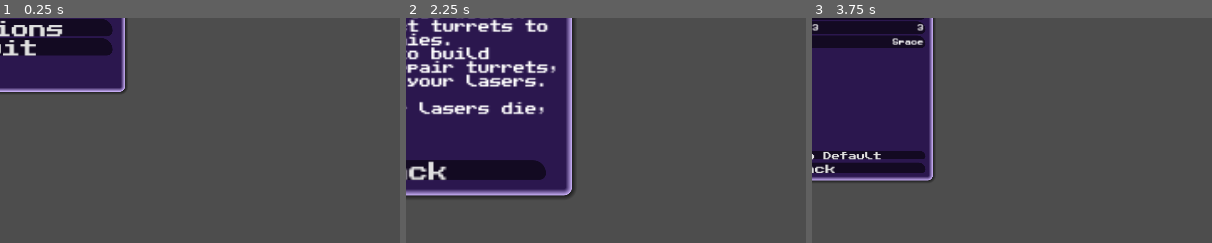
Above: before the commit, frames 1-3 (left to right).
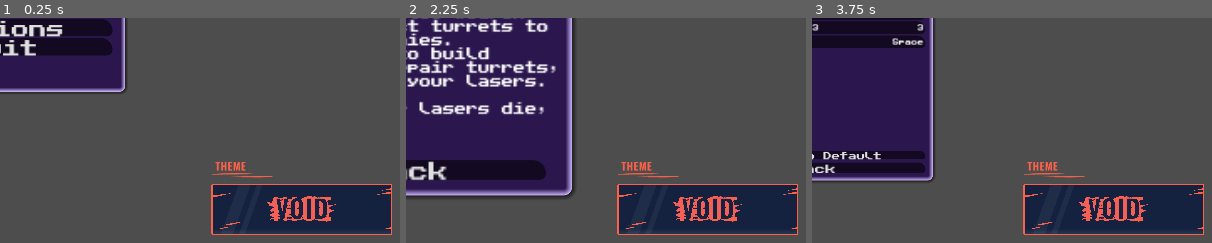
Above: after the commit, the same moments.

Repository: jkostello/Godot-Wild-Jam-69
Game: Godot game, scene res://UI/start_menu.tscn
Two runs of this game, one before a commit and one after it. Both use one fixed random seed, a clock stepped at 60 frames per second and the inputs below. The engine's default icon, where the game draws it, is replaced by a stand-in: a white triangle on a blue panel in a dark square. Sound files missing from this copy of the repository are replaced by a short silence.
Inputs:
- Up to frame 1 (0.25 s): no input
- Up to frame 2 (2.25 s): click "Start" at 0.5 s; click "Start" at 1.25 s; click "How To Play" at 2 s
- Up to frame 3 (3.75 s): click "Back" at 2.75 s; click "Options" at 3.5 s
The pictures show only the part of the screen within x 50-100%, y 50-100%; the shares and areas given below are measured in that part.

The runs differ from the first frame. In frame 1, 11% of the frame differs, in the area x 52-98%, y 64-97%; in frame 2, 11%; in frame 3, 11%.

Commit message:
bradn

Diff:
--- a/UI/start_menu.tscn
+++ b/UI/start_menu.tscn
@@ -1,10 +1,13 @@
-[gd_scene load_steps=6 format=3 uid="uid://qgmj66fv55ig"]
+[gd_scene load_steps=9 format=3 uid="uid://qgmj66fv55ig"]
 
 [ext_resource type="Script" path="res://UI/start_menu.gd" id="1_bwnhk"]
 [ext_resource type="PackedScene" uid="uid://d2ypbvp32opvk" path="res://UI/options.tscn" id="2_ui3rd"]
 [ext_resource type="PackedScene" uid="uid://bg3hqbij4tfk6" path="res://UI/how_to_play.tscn" id="3_bfi3k"]
 [ext_resource type="Theme" uid="uid://ca4ojcmrepr24" path="res://UI/standard_theme.tres" id="4_xn50i"]
 [ext_resource type="AudioStream" uid="uid://b1m6cyjai3rco" path="res://UI/button_press.mp3" id="5_n0tlp"]
+[ext_resource type="Texture2D" uid="uid://cgfbtc8bm1smo" path="res://UI/theme.png" id="6_kt4ji"]
+[ext_resource type="Texture2D" uid="uid://ltmr14d0vm02" path="res://UI/pqyU3o.png" id="7_nngan"]
+[ext_resource type="Texture2D" uid="uid://eutc2c3u8mrl" path="res://UI/wild.png" id="8_7a3jl"]
 
 [node name="MainMenu" type="Control"]
 layout_mode = 3
@@ -73,6 +76,20 @@
 stream = ExtResource("5_n0tlp")
 bus = &"SFX"
 
+[node name="Theme" type="Sprite2D" parent="."]
+position = Vector2(1610.26, 885.5)
+texture = ExtResource("6_kt4ji")
+
+[node name="PqyU3o" type="Sprite2D" parent="."]
+position = Vector2(1677.4, 999.5)
+scale = Vector2(0.161039, 0.161039)
+texture = ExtResource("7_nngan")
+
+[node name="Wild" type="Sprite2D" parent="."]
+visible = false
+position = Vector2(241, 829)
+texture = ExtResource("8_7a3jl")
+
 [connection signal="pressed" from="MainPanel/MarginContainer/VBoxContainer/Start" to="." method="_on_start_pressed"]
 [connection signal="pressed" from="MainPanel/MarginContainer/VBoxContainer/HowToPlay" to="." method="_on_how_to_play_pressed"]
 [connection signal="pressed" from="MainPanel/MarginContainer/VBoxContainer/Options" to="." method="_on_options_pressed"]
--- a/magnet.tscn
+++ b/magnet.tscn
@@ -3,6 +3,21 @@
 [ext_resource type="PackedScene" uid="uid://b1kv3djwawgx" path="res://structure.tscn" id="1_mbeww"]
 [ext_resource type="Texture2D" uid="uid://xlpbskb76g0h" path="res://MAGNET-Sheet.png" id="2_8qygx"]
 [ext_resource type="Texture2D" uid="uid://bkhif3fnm07yx" path="res://ARROW.png" id="3_xuea0"]
+
+[sub_resource type="Animation" id="Animation_yfhnr"]
+length = 0.001
+tracks/0/type = "value"
+tracks/0/imported = false
+tracks/0/enabled = true
+tracks/0/path = NodePath("Sprite2D:frame")
+tracks/0/interp = 1
+tracks/0/loop_wrap = true
+tracks/0/keys = {
+"times": PackedFloat32Array(0),
+"transitions": PackedFloat32Array(1),
+"update": 1,
+"values": [0]
+}
 
 [sub_resource type="Animation" id="Animation_s4a72"]
 resource_name = "magnet"
@@ -19,21 +34,6 @@
 "transitions": PackedFloat32Array(1, 1, 1, 1, 1, 1, 1, 1, 1, 1, 1, 1, 1, 1, 1, 1, 1),
 "update": 1,
 "values": [0, 1, 2, 3, 4, 5, 6, 7, 8, 7, 6, 5, 4, 3, 2, 1, 0]
-}
-
-[sub_resource type="Animation" id="Animation_yfhnr"]
-length = 0.001
-tracks/0/type = "value"
-tracks/0/imported = false
-tracks/0/enabled = true
-tracks/0/path = NodePath("Sprite2D:frame")
-tracks/0/interp = 1
-tracks/0/loop_wrap = true
-tracks/0/keys = {
-"times": PackedFloat32Array(0),
-"transitions": PackedFloat32Array(1),
-"update": 1,
-"values": [0]
 }
 
 [sub_resource type="AnimationLibrary" id="AnimationLibrary_4tx8b"]
Binary file added: UI/pqyU3o.png
Not shown, added: UI/pqyU3o.png.import
Binary file added: UI/theme.png
Not shown, added: UI/theme.png.import
Binary file added: UI/wild.png
Not shown, added: UI/wild.png.import
